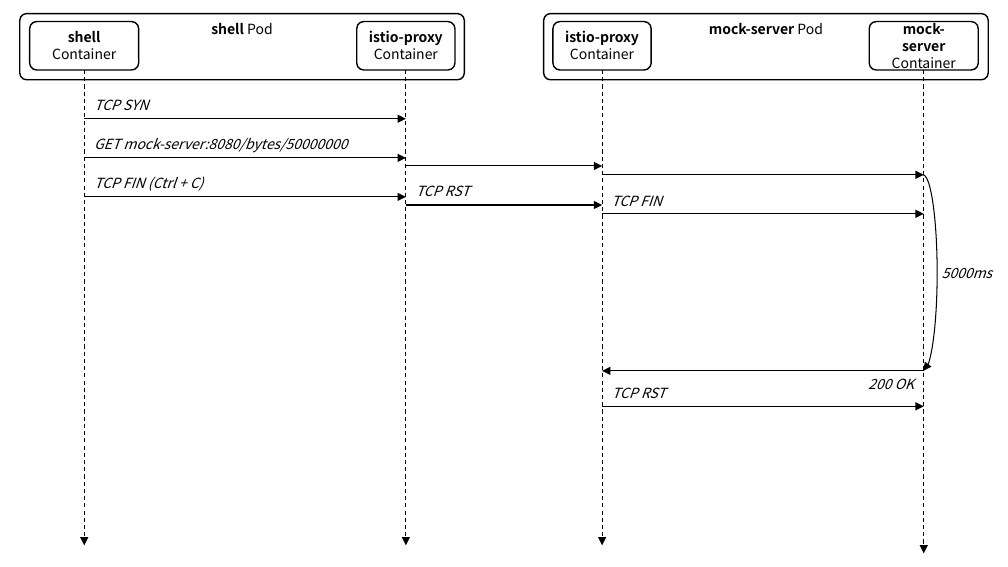
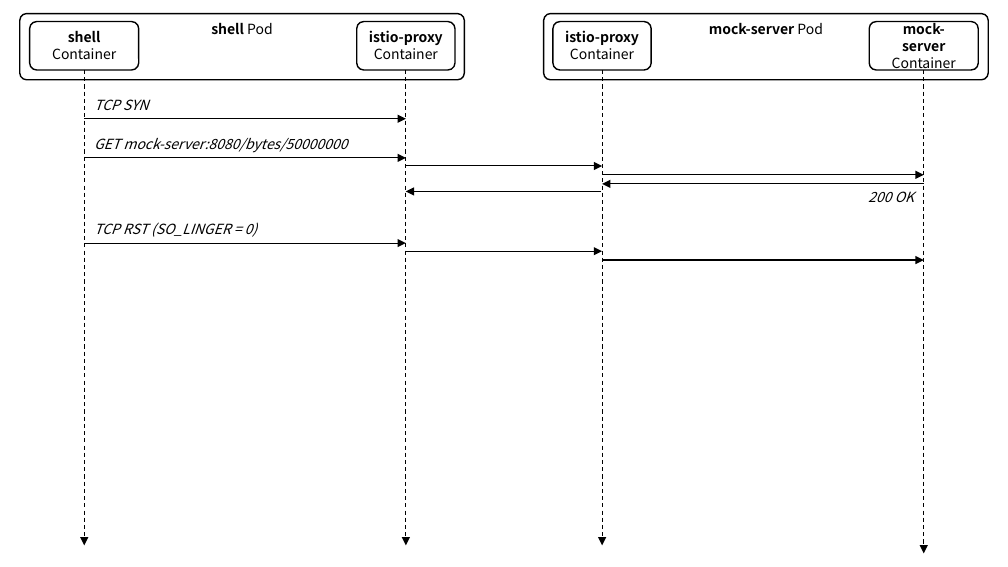
Before and after one commit to ssup2/blog-software, a slide deck: slide 7 of content/docs/theory-analysis/istio-sidecar-proxy-access-log/images/images.pptx. Drawn at 1008x567 pixels with LibreOffice and Linux fonts; fonts in the diff are those of the drawing. Boxes give left, top, right and bottom in pixels: in the first picture for what was removed or moved away, otherwise in the second. Text is boxed around its words. In the diff, an @@ line names an element or a change of style, - is before the commit and + after.

```diff
--- a/content/docs/theory-analysis/istio-sidecar-proxy-access-log/images/images.pptx
+++ b/content/docs/theory-analysis/istio-sidecar-proxy-access-log/images/images.pptx
@@ arc (boxed as its full ellipse) removed at bbox=[909, 174, 937, 371] @@
@@ arrow added from (602, 192) to (406, 192), #000000 0.75 pt @@
@@ text removed at bbox=[416, 185, 470, 196] @@
-TCP RST
@@ arrow moved from (602, 371) - (923, 371) to (602, 183) - (923, 183) @@
@@ text removed at bbox=[611, 195, 662, 206] @@
-TCP FIN
@@ text "200 OK": place and size @@
-text "200 OK" at bbox=[868, 378, 914, 389]
+text "200 OK" at bbox=[868, 191, 914, 202]
@@ text at bbox=[94, 222, 257, 237]: text changed @@
-TCP FIN (Ctrl + C)
+TCP RST (SO_LINGER = 0)
@@ 3 arrows: place and size @@
-3 arrows at bbox=[85, 197, 923, 214]
+3 arrows at bbox=[85, 243, 923, 260]
@@ text removed at bbox=[942, 268, 992, 278] @@
-5000ms
@@ text removed at bbox=[612, 387, 666, 398] @@
-TCP RST
@@ arrow removed from (602, 406) to (923, 406) @@
```
Also in this commit, not shown: 2 other files.
